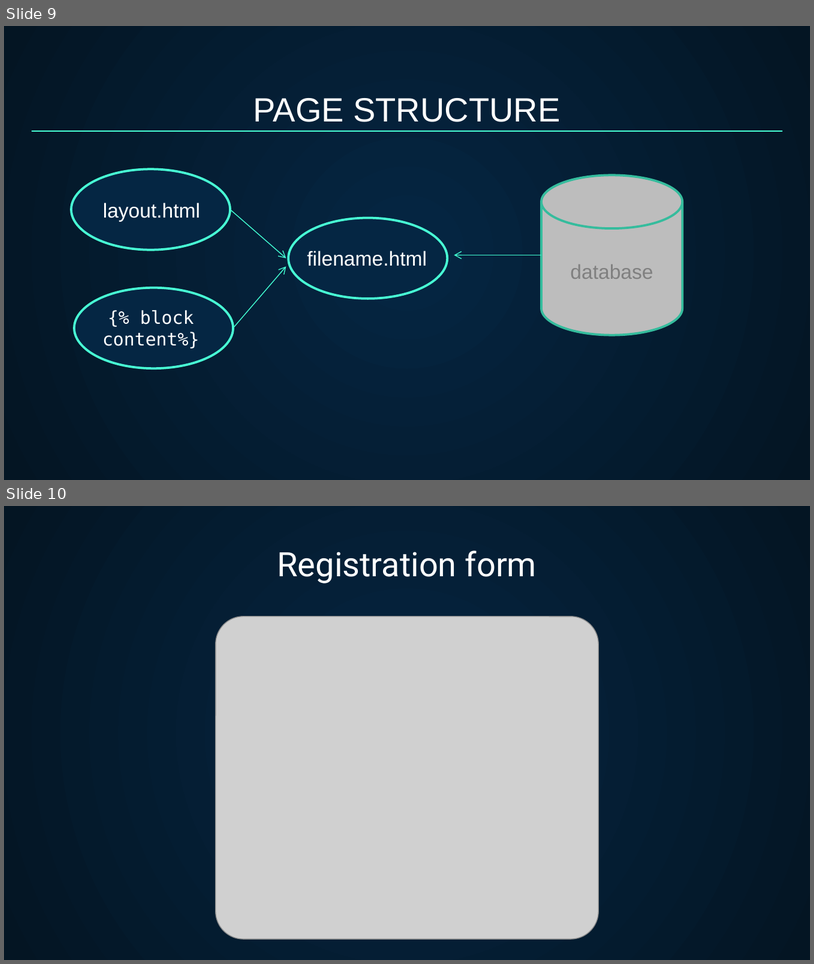
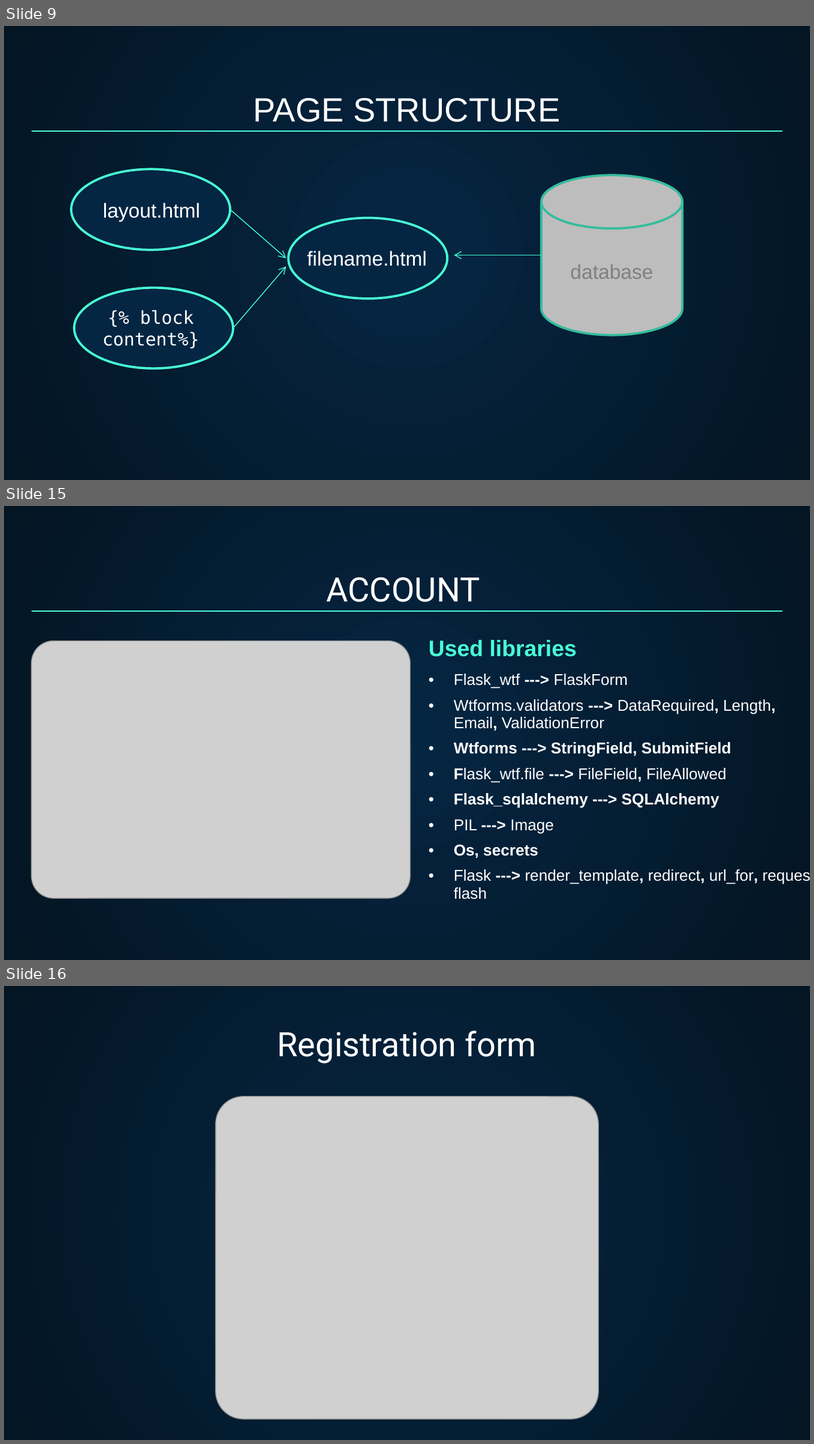
Before and after one commit to Liana-V/Project-ACA, a slide deck: Presentation.pptx. Shown one above the other, each under a label of ours: slides 9 and 10 before the commit, slides 9, 15 and 16 after it; the slides between them are not shown. The pictures are 814x964 and 814x1444 pixels, drawn with LibreOffice and Linux fonts; fonts in the diff are those of the drawing; grey boxes stand for pictures. Boxes give left, top, right and bottom in pixels: in the first picture for what was removed or moved away, otherwise in the second. Text is boxed around its words. In the diff, an @@ line names an element or a change of style, - is before the commit and + after.

```diff
--- a/Presentation.pptx
+++ b/Presentation.pptx
@@ slide 15 added at (4, 506, 810, 960), background gradient #052643 to #041523 @@
@@ title added at (326, 577, 480, 602), 30 pt, text #FFFFFF @@
+ACCOUNT
@@ line added from (32, 611) to (783, 611), #48FFD5 0.75 pt @@
@@ picture added at (32, 640, 410, 898) @@
@@ table added at (421, 632, 810, 921), 1 rows, 1 columns @@
+Used libraries / Flask_wtf ---> FlaskForm / Wtforms.validators ---> DataRequired, Length, Email, ValidationError / Wtforms ---> StringField, SubmitField / Flask_wtf.file ---> FileField, FileAllowed / Flask_sqlalchemy ---> SQLAlchemy / PIL ---> Image / Os, secrets / Flask ---> render_template, redirect, url_for, request, flash
@@ what was slide 10 is now slide 16 @@
```
Also in this commit, not shown: 5 other slides added, 12 other files.
